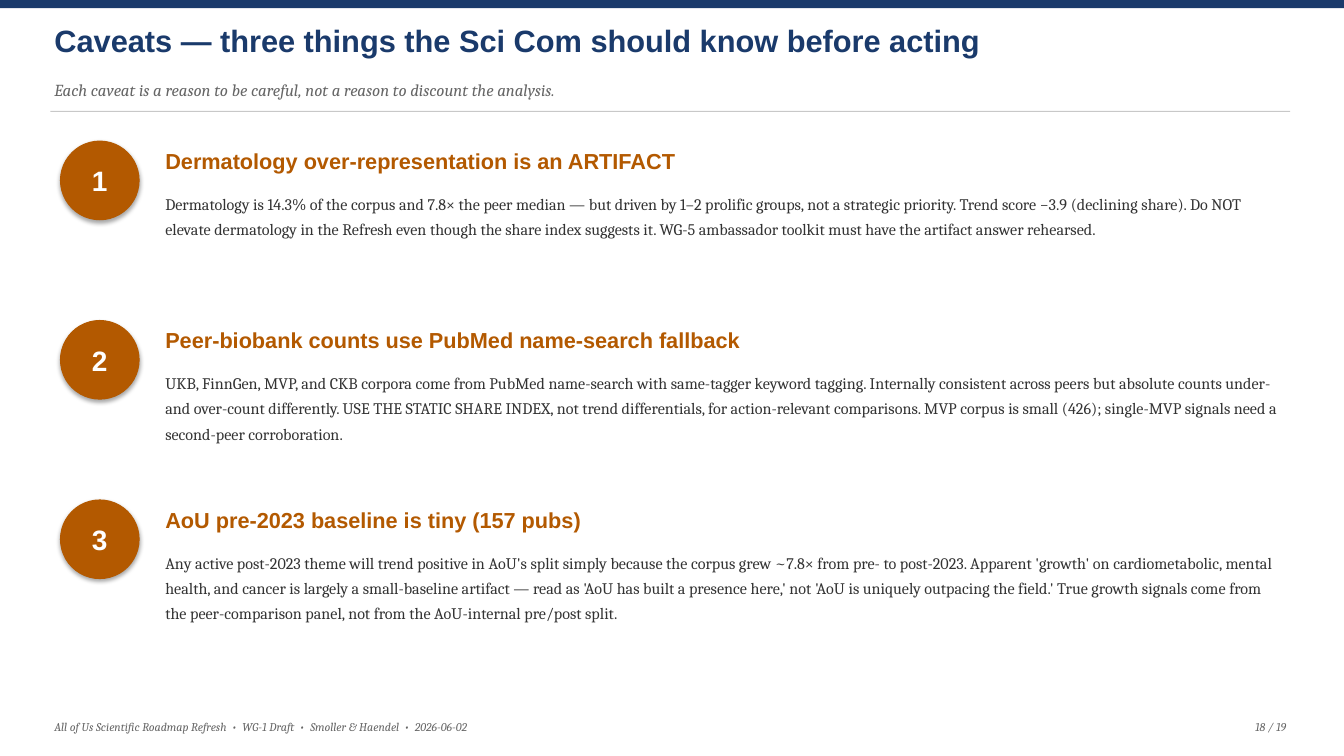
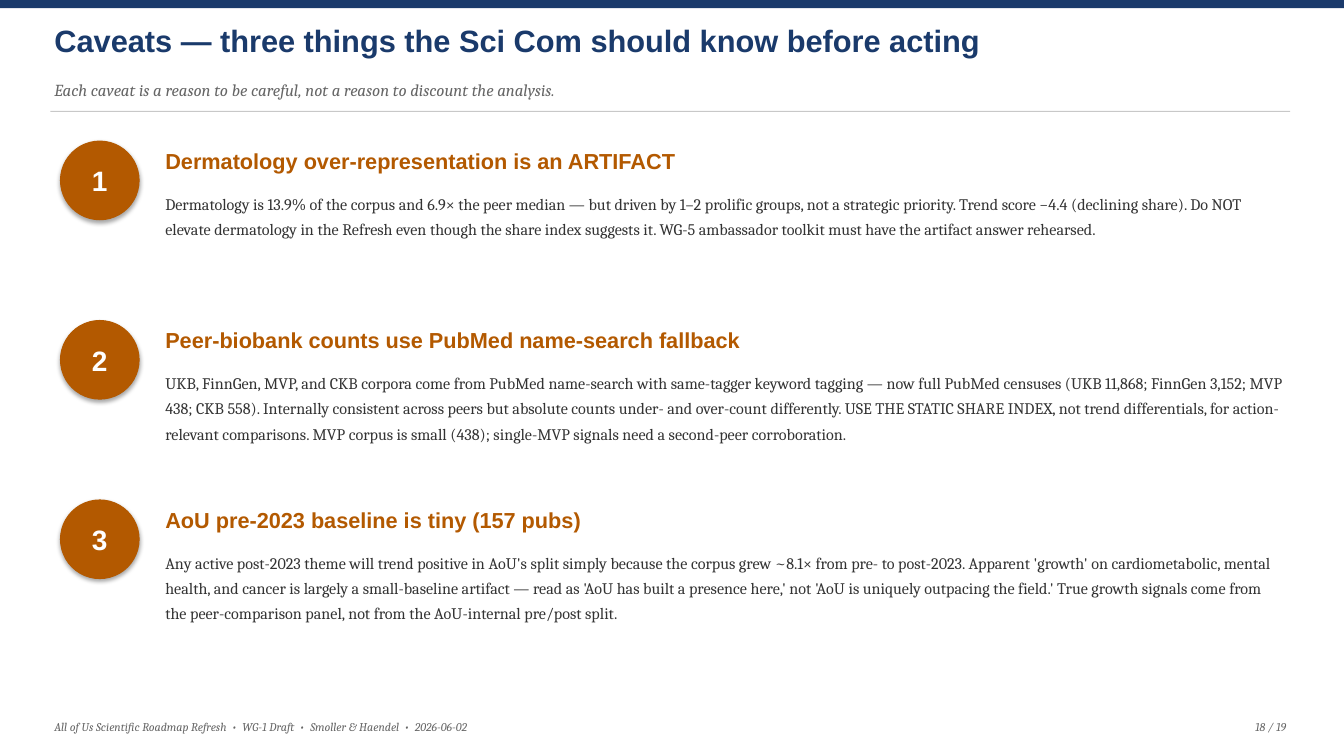
Before and after one commit to mellybelly/all-of-us, a slide deck: slide 18 of resources/deliverables/AoU_Roadmap_Refresh_Draft_Deck.pptx. Drawn at 1344x756 pixels with LibreOffice and Linux fonts; fonts in the diff are those of the drawing. Boxes give left, top, right and bottom in pixels: in the first picture for what was removed or moved away, otherwise in the second. Text is boxed around its words. In the diff, an @@ line names an element or a change of style, - is before the commit and + after.

```diff
--- a/resources/deliverables/AoU_Roadmap_Refresh_Draft_Deck.pptx
+++ b/resources/deliverables/AoU_Roadmap_Refresh_Draft_Deck.pptx
@@ text at [165, 198, 1242, 239]: text changed @@
-Dermatology is 14.3% of the corpus and 7.8× the peer median — but driven by 1–2 prolific groups, not a strategic priority. Trend score −3.9 (declining share). Do NOT elevate dermatology in the Refresh even though the share index suggests it. WG-5 ambassador toolkit must have the artifact answer rehearsed.
+Dermatology is 13.9% of the corpus and 6.9× the peer median — but driven by 1–2 prolific groups, not a strategic priority. Trend score −4.4 (declining share). Do NOT elevate dermatology in the Refresh even though the share index suggests it. WG-5 ambassador toolkit must have the artifact answer rehearsed.
@@ text at [165, 377, 1283, 444]: text changed @@
-UKB, FinnGen, MVP, and CKB corpora come from PubMed name-search with same-tagger keyword tagging. Internally consistent across peers but absolute counts under- and over-count differently. USE THE STATIC SHARE INDEX, not trend differentials, for action-relevant comparisons. MVP corpus is small (426); single-MVP signals need a second-peer corroboration.
+UKB, FinnGen, MVP, and CKB corpora come from PubMed name-search with same-tagger keyword tagging — now full PubMed censuses (UKB 11,868; FinnGen 3,152; MVP 438; CKB 558). Internally consistent across peers but absolute counts under- and over-count differently. USE THE STATIC SHARE INDEX, not trend differentials, for action-relevant comparisons. MVP corpus is small (438); single-MVP signals need a second-peer corroboration.
@@ text at [165, 557, 1270, 623]: text changed @@
-Any active post-2023 theme will trend positive in AoU's split simply because the corpus grew ~7.8× from pre- to post-2023. Apparent 'growth' on cardiometabolic, mental health, and cancer is largely a small-baseline artifact — read as 'AoU has built a presence here,' not 'AoU is uniquely outpacing the field.' True growth signals come from the peer-comparison panel, not from the AoU-internal pre/post split.
+Any active post-2023 theme will trend positive in AoU's split simply because the corpus grew ~8.1× from pre- to post-2023. Apparent 'growth' on cardiometabolic, mental health, and cancer is largely a small-baseline artifact — read as 'AoU has built a presence here,' not 'AoU is uniquely outpacing the field.' True growth signals come from the peer-comparison panel, not from the AoU-internal pre/post split.
```
Also in this commit, not shown: 14 other slides changed, 7 other files.
